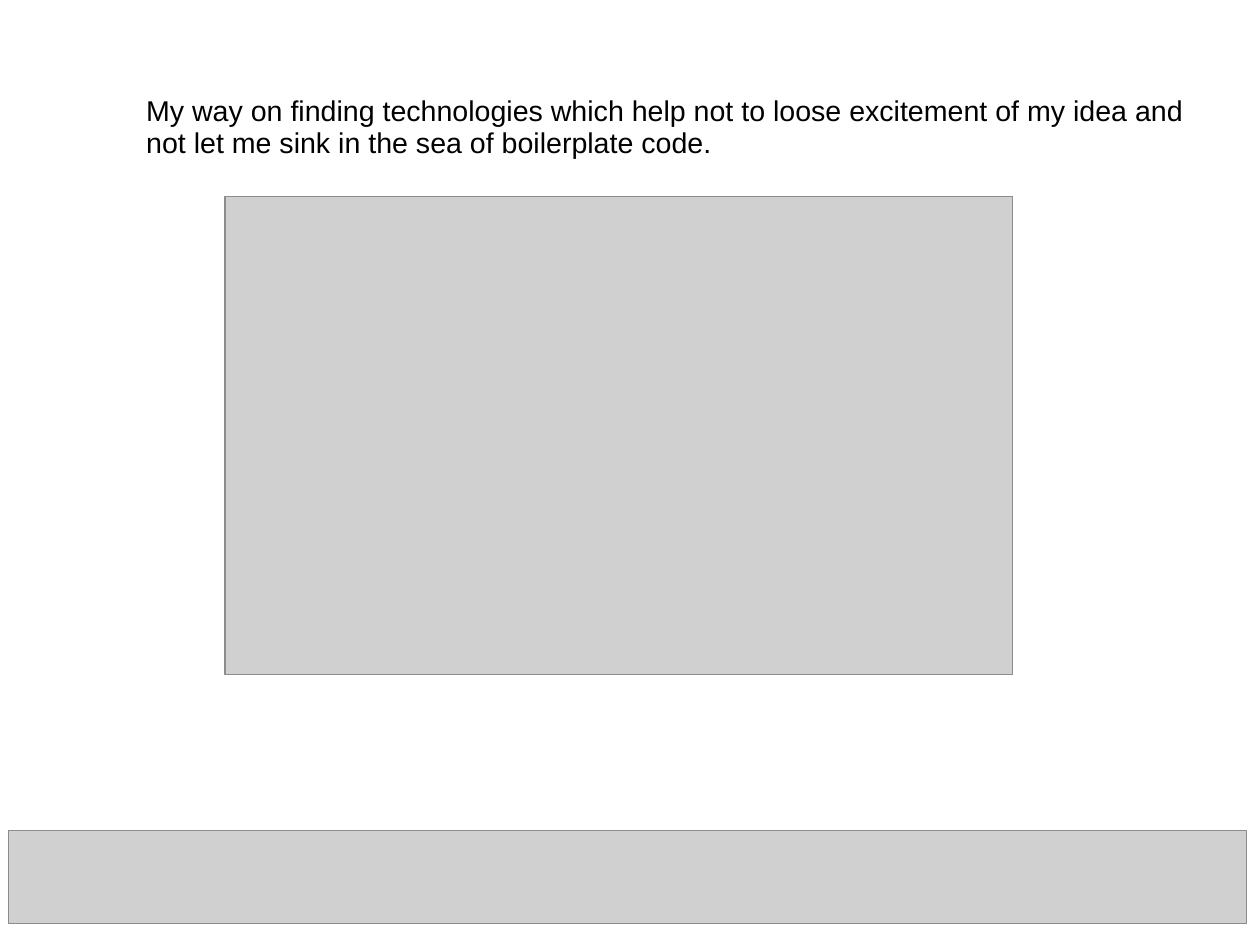
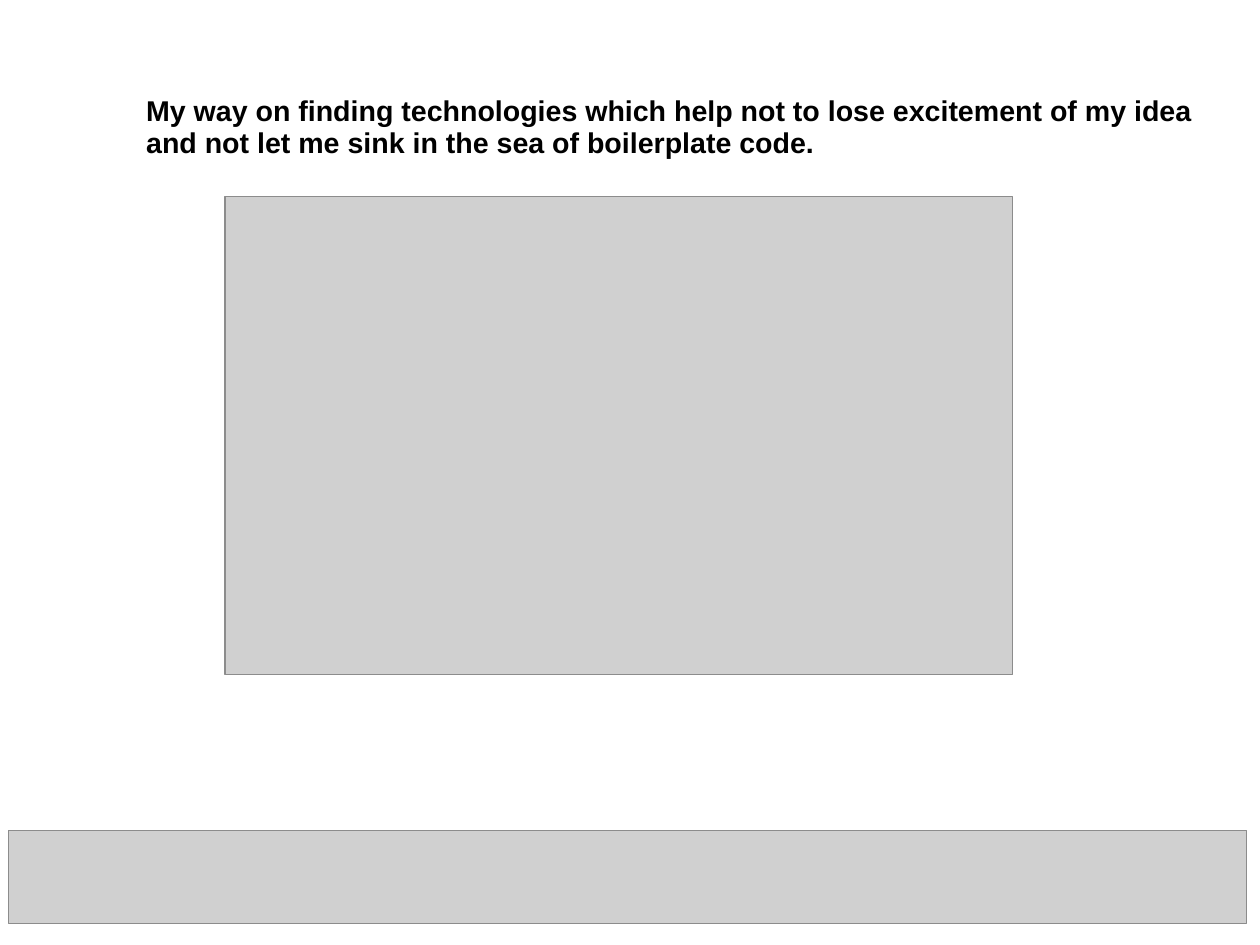
Before and after one commit to becevka/amigo, a slide deck: slide 5 of amigo.ppt. Drawn at 1260x945 pixels with LibreOffice and Linux fonts; fonts in the diff are those of the drawing; grey boxes stand for pictures. Boxes give left, top, right and bottom in pixels: in the first picture for what was removed or moved away, otherwise in the second. Text is boxed around its words. In the diff, an @@ line names an element or a change of style, - is before the commit and + after.

```diff
--- a/amigo.ppt
+++ b/amigo.ppt
@@ text at [146, 100, 1191, 158]: text changed; bold on @@
-My way on finding technologies which help not to loose excitement of my idea and not let me sink in the sea of boilerplate code.
+My way on finding technologies which help not to lose excitement of my idea and not let me sink in the sea of boilerplate code.
```
Also in this commit, not shown: 16 other slides changed, 18 slides added, 2 other files.
